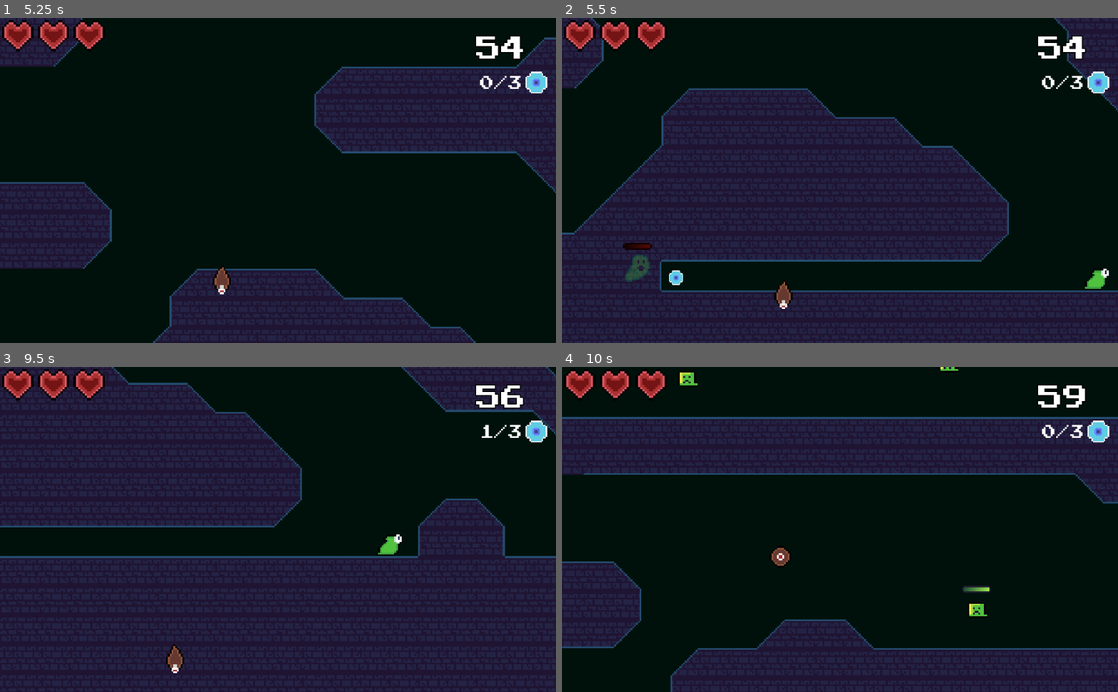
Above: before the commit, frames 1-4 (two rows, left to right).
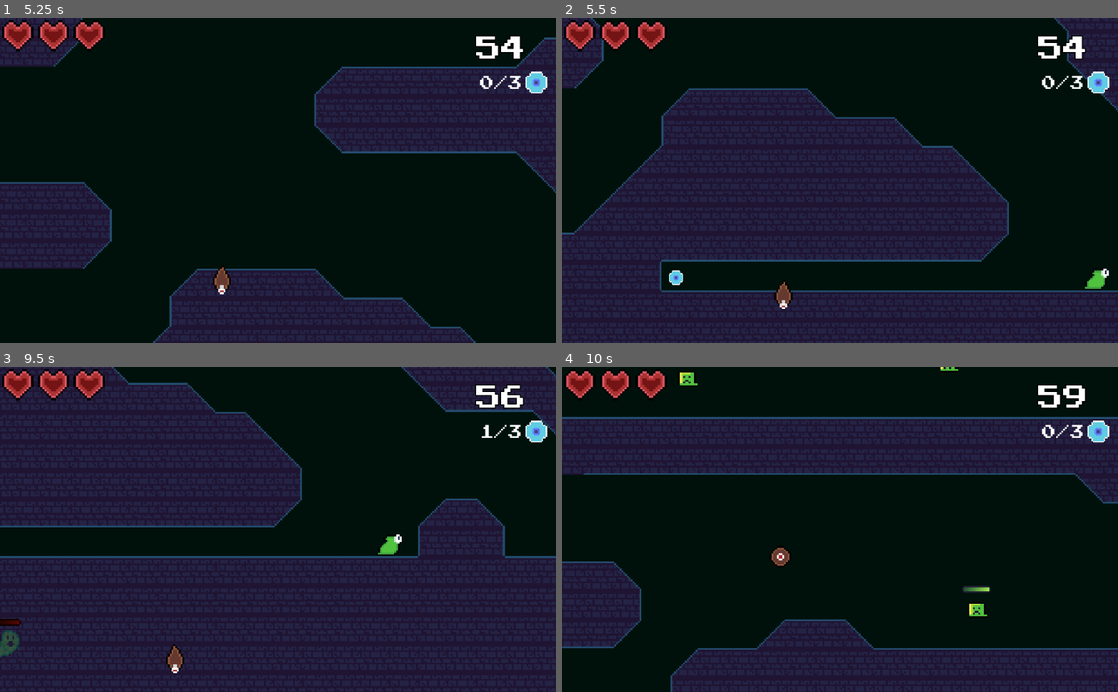
Above: after the commit, the same moments.

Repository: Shoter99/GameJamFirst
Game: Godot game, scene res://levels/Level2.tscn
The game is run twice, just before and just after one commit, with the same random seed, the same clock (stepped at 60 frames per second) and the same inputs. This scene is started directly instead of the project's main scene.
Inputs (mouse positions are in pixels of both pictures, inside the frame that each line leads up to):
- Up to frame 1 (5.25 s): move the mouse to (250, 245) at 0.52 s; hold Shift (Slide) 0.53-1.28 s; hold Right (move_right) 0.53-2.03 s; tap Space (jump) at 0.77, 1.52, 3.02, 3.77, 4.52 s; move the mouse to (444, 229) at 1.27 s; click (444, 229) at 1.35 s; move the mouse to (111, 131) at 2.02 s; hold Left (move_left) 2.03-4.28 s; tap F (fire) at 2.1 s; move the mouse to (305, 180) at 2.77 s; right-click (305, 180) at 2.85 s; move the mouse to (194, 99) at 3.52 s; tap Down (release) at 3.6 s; move the mouse to (400, 164) at 4.27 s; hold Right (move_right) from 4.28 s (still down); tap Shift (Slide) at 4.35 s; move the mouse to (166, 196) at 5.02 s; click (166, 196) at 5.1 s
- Up to frame 2 (5.5 s): keep holding Right (move_right)
- Up to frame 3 (9.5 s): move the mouse to (333, 458) at 5.77 s; tap F (fire) at 5.85 s; tap Space (jump) at 6.02, 6.77, 7.52, 9.02 s; move the mouse to (250, 594) at 6.52 s; hold Right mouse button (glide) 6.53-7.28 s; move the mouse to (444, 578) at 7.27 s; tap Down (release) at 7.35 s; move the mouse to (111, 480) at 8.02 s; release Right (move_right) at 8.03 s; hold Shift (Slide) 8.03-8.78 s; hold Left (move_left) from 8.03 s (still down); move the mouse to (305, 529) at 8.77 s; click (305, 529) at 8.85 s
- Up to frame 4 (10 s): move the mouse to (756, 448) at 9.52 s; release Left (move_left) at 9.53 s; hold Right (move_right) from 9.53 s (still down); tap F (fire) at 9.6 s; tap Space (jump) at 9.77 s

Frame 1 is identical in both runs. In frame 2, 0.3% of the frame differs, in the area x 10-17%, y 69-82%; in frame 3, 0.3%; in frame 4, nothing differs.

Commit message:
fixed ghost enemies

Diff:
--- a/entities/enemy/LeftRightEnemy/LeftRightEnemy.gd
+++ b/entities/enemy/LeftRightEnemy/LeftRightEnemy.gd
@@ -32,17 +32,11 @@
 		Global.update_life(-slimeDmg)
 		#print(Global.life)
 		player.velocity.y = -450
-		#player.velocity.x = -350# * sign(self.position.x-player.position.x)
-
-
-			#bounce()
 
 func bounce():
 	goingRight = goingRight * -1
 	velocity.x = -velocity.x
 	get_node("Enemy").set_flip_h(true if goingRight != 1 else false)
 
-
-
 func _on_BounceDetectorArea_body_entered(body):
 	bounce()
--- a/entities/enemy/ghost/GhostEnemy.gd
+++ b/entities/enemy/ghost/GhostEnemy.gd
@@ -9,9 +9,9 @@
 	self.gravity = 0
 
 func _physics_process(delta):
-	var xDist = player.position.x - self.global_position.x
-	var yDist = player.position.y - self.global_position.y
-	#print(yDist, "a", xDist)
+	var xDist = player.global_position.x - self.global_position.x
+	var yDist = player.global_position.y - self.global_position.y
+	print(self.global_position.y, "a", player.position.y)
 	if abs(xDist)<200 and  abs(yDist)< 200:
 		velocity.y = yDist
 		velocity.x = xDist
--- a/entities/enemy/ghost/GhostEnemy.tscn
+++ b/entities/enemy/ghost/GhostEnemy.tscn
@@ -3,7 +3,6 @@
 [ext_resource path="res://entities/enemy/ghost/enemy_ghost_move1.png" type="Texture" id=1]
 [ext_resource path="res://entities/enemy/ghost/GhostEnemy.gd" type="Script" id=2]
 [ext_resource path="res://entities/enemy/healthbar/EnemyHealthBar.tscn" type="PackedScene" id=3]
-
 
 [sub_resource type="RectangleShape2D" id=1]
 extents = Vector2( 7, 7.5 )
